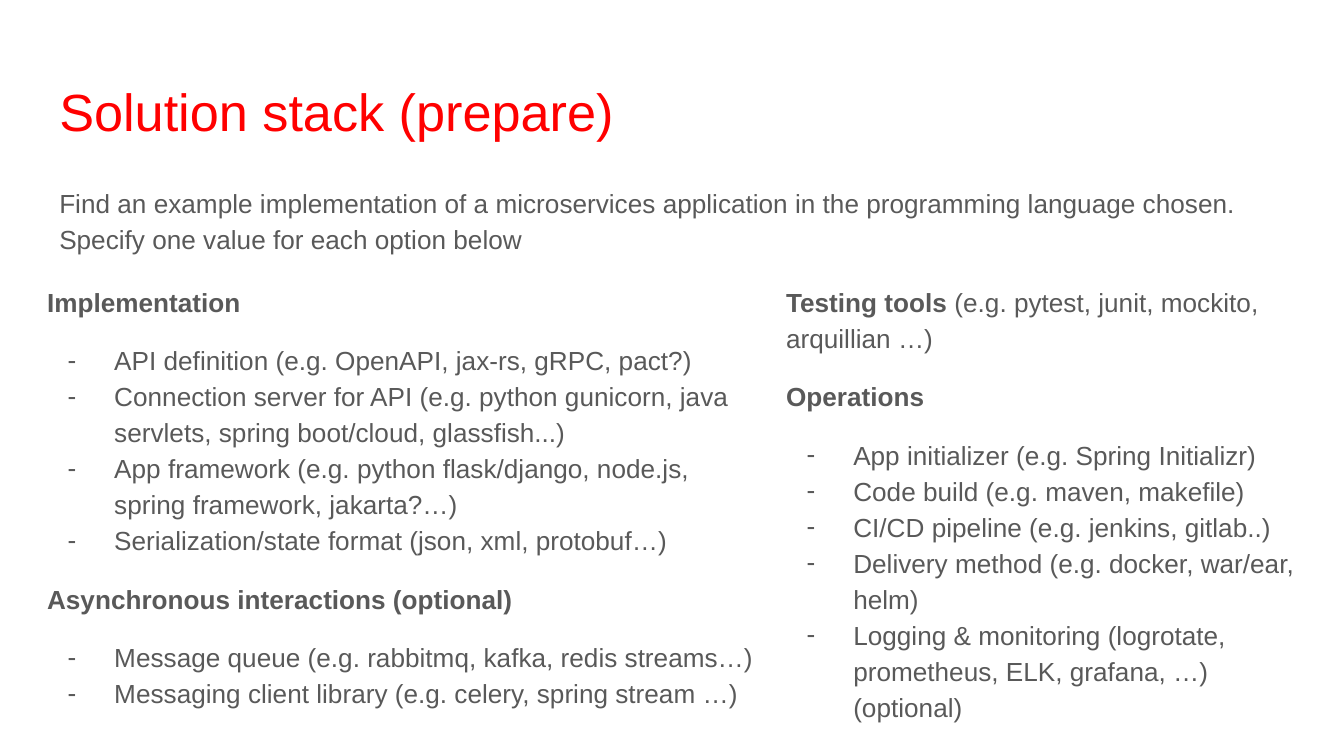
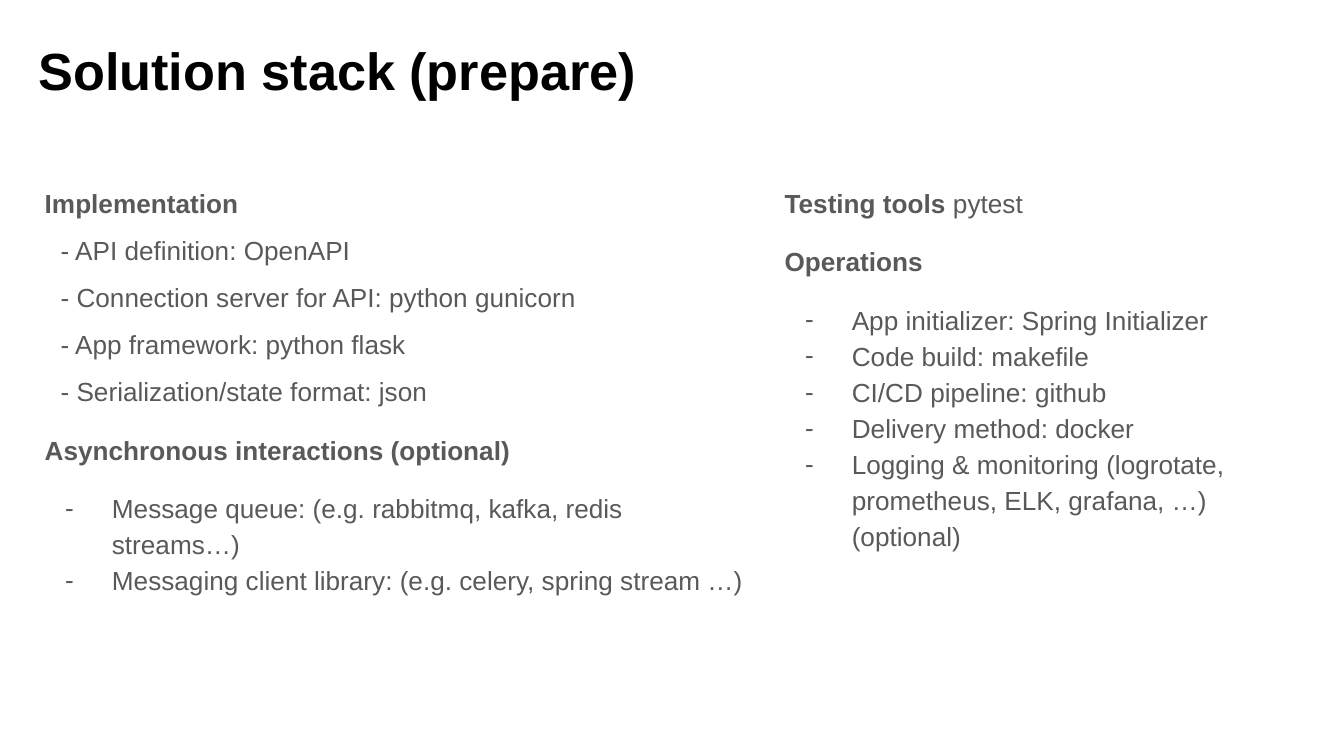
Before and after one commit to fanglores/Advanced-Software-Design, a slide deck: slide 11 of PracticeTasks/Module2/Task_10/Task_10.pptx. Drawn at 1344x756 pixels with LibreOffice and Linux fonts; fonts in the diff are those of the drawing. Boxes give left, top, right and bottom in pixels: in the first picture for what was removed or moved away, otherwise in the second. Text is boxed around its words. In the diff, an @@ line names an element or a change of style, - is before the commit and + after.

```diff
--- a/PracticeTasks/Module2/Task_10/Task_10.pptx
+++ b/PracticeTasks/Module2/Task_10/Task_10.pptx
@@ title "Solution stack (prepare)" moved from (x1=59, y1=93, x2=614, y2=141) to (x1=39, y1=52, x2=636, y2=100) @@
@@ title "Solution stack (prepare)" at (x1=39, y1=52, x2=636, y2=100): text colour #FF0000 to #000000, bold on @@
@@ text "Implementation" moved from (x1=47, y1=293, x2=753, y2=709) to (x1=45, y1=194, x2=700, y2=596) @@
@@ text "Testing tools pytest" moved from (x1=786, y1=293, x2=1294, y2=723) to (x1=785, y1=194, x2=1224, y2=552) @@
@@ text removed at (x1=59, y1=194, x2=1235, y2=255) @@
-Find an example implementation of a microservices application in the programming language chosen. Specify one value for each option below
@@ text at (x1=785, y1=194, x2=1023, y2=219): text changed; bold on @@
-Testing tools (e.g. pytest, junit, mockito, arquillian …)
+Testing tools pytest
@@ text at (x1=75, y1=241, x2=575, y2=407): text changed @@
-– API definition (e.g. OpenAPI, jax-rs, gRPC, pact?)
-– Connection server for API (e.g. python gunicorn, java servlets, spring boot/cloud, glassfish...)
-– App framework (e.g. python flask/django, node.js, spring framework, jakarta?…)
-– Serialization/state format (json, xml, protobuf…)
+- API definition: OpenAPI
+- Connection server for API: python gunicorn
+- App framework: python flask
+- Serialization/state format: json
@@ text at (x1=852, y1=311, x2=1208, y2=444): text changed @@
-– App initializer (e.g. Spring Initializr)
-– Code build (e.g. maven, makefile)
-– CI/CD pipeline (e.g. jenkins, gitlab..)
-– Delivery method (e.g. docker, war/ear, helm)
+– App initializer: Spring Initializer
+– Code build: makefile
+– CI/CD pipeline: github
+– Delivery method: docker
@@ text at (x1=112, y1=499, x2=700, y2=596): text changed @@
-– Message queue (e.g. rabbitmq, kafka, redis streams…)
-– Messaging client library (e.g. celery, spring stream …)
+– Message queue: (e.g. rabbitmq, kafka, redis streams…)
+– Messaging client library: (e.g. celery, spring stream …)
```
Also in this commit, not shown: 7 other slides changed, 1 other file.
